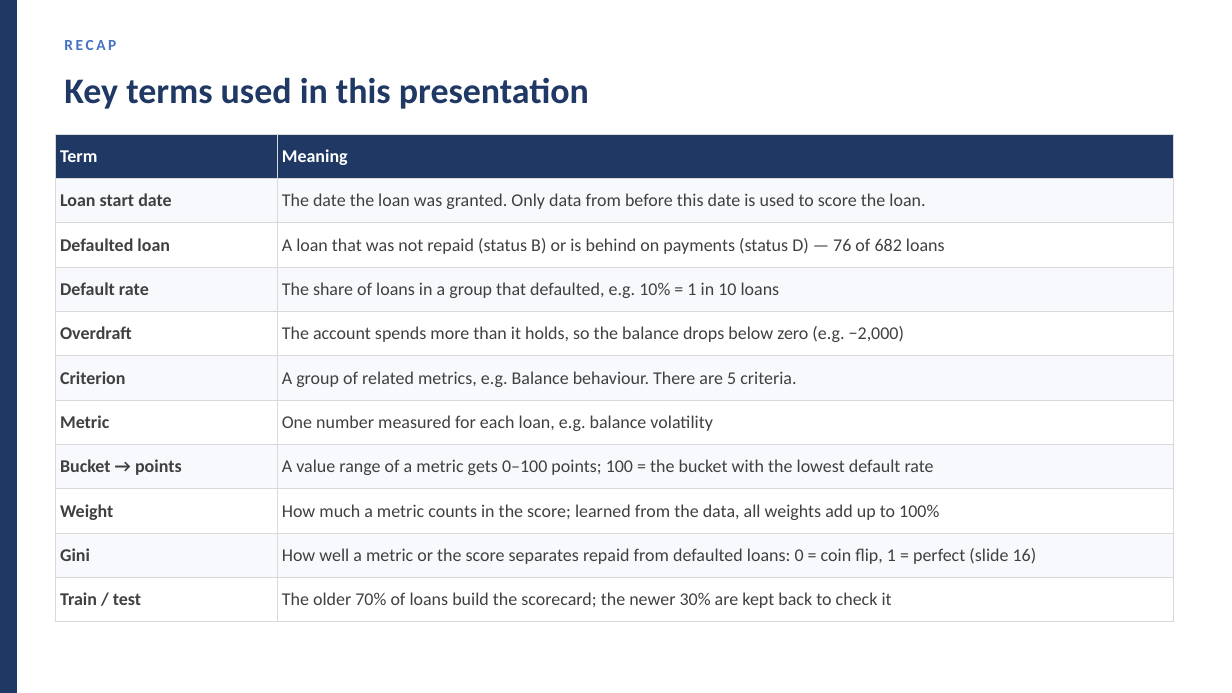
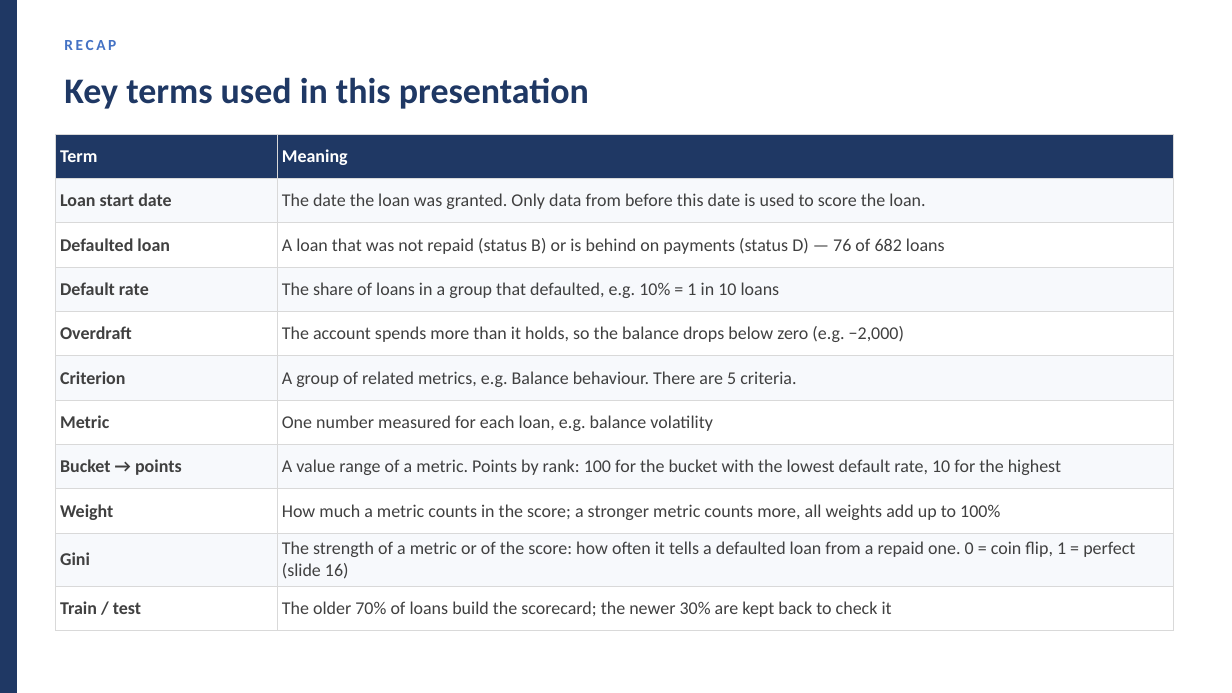
Before and after one commit to huotrithy/da-assignment-risk-scoring, a slide deck: slide 7 of docs/Final_Presentation.pptx. Drawn at 1232x693 pixels with LibreOffice and Linux fonts; fonts in the diff are those of the drawing. Boxes give left, top, right and bottom in pixels: in the first picture for what was removed or moved away, otherwise in the second. Text is boxed around its words. In the diff, an @@ line names an element or a change of style, - is before the commit and + after.

```diff
--- a/docs/Final_Presentation.pptx
+++ b/docs/Final_Presentation.pptx
@@ table at [55, 134, 1174, 621] @@
-row 8, column 2: A value range of a metric gets 0–100 points; 100 = the bucket with the lowest default rate
+row 8, column 2: A value range of a metric. Points by rank: 100 for the bucket with the lowest default rate, 10 for the highest
-row 9, column 2: How much a metric counts in the score; learned from the data, all weights add up to 100%
+row 9, column 2: How much a metric counts in the score; a stronger metric counts more, all weights add up to 100%
-row 10, column 2: How well a metric or the score separates repaid from defaulted loans: 0 = coin flip, 1 = perfect (slide 16)
+row 10, column 2: The strength of a metric or of the score: how often it tells a defaulted loan from a repaid one. 0 = coin flip, 1 = perfect (slide 16)
```
Also in this commit, not shown: 17 other slides changed, 1 slide added, 1 slide removed, 18 other files.
